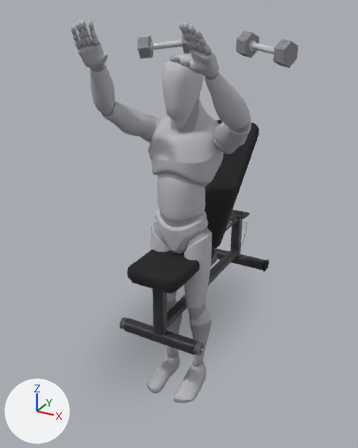
An edit to the glTF model app/src/main/assets/mannequins/db_incline_press_45.glb, drawn before and after from the same camera.
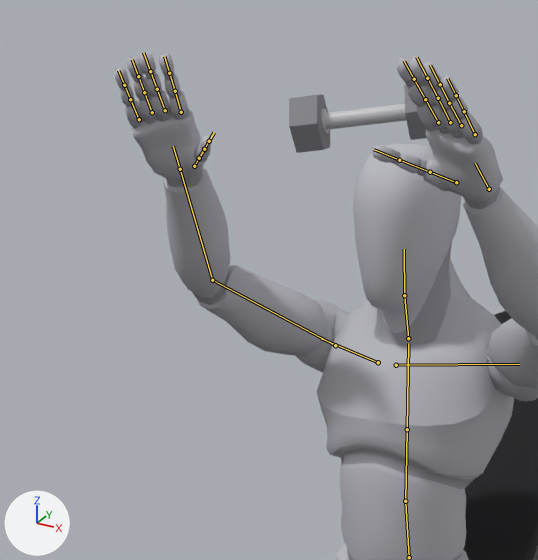
Old and new are each drawn whole from a camera (50 mm lens) standing at (1.12, -2.19, 1.61) and looking at (-0.03, -0.1, 0.57) and again close up on the part from 8% to 65% of the width and 0% to 48% of the height. The lights are fixed; the arrows at lower left show +X, +Y and +Z. The older version's two pictures come first. Both versions are drawn at frame 5 of the action 'lowering'; the numbers are the values there. The bones that change, and the others that lie on the model, are drawn over the model as lines in the close-ups.

Objects in the first close-up: 'bench_back_pad', 'body', 'body_1', 'dumbbell_r_0', 'dumbbell_r_2' and 2 more.
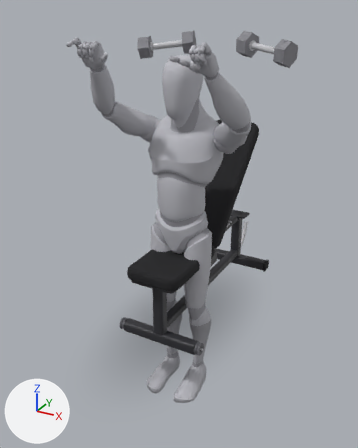
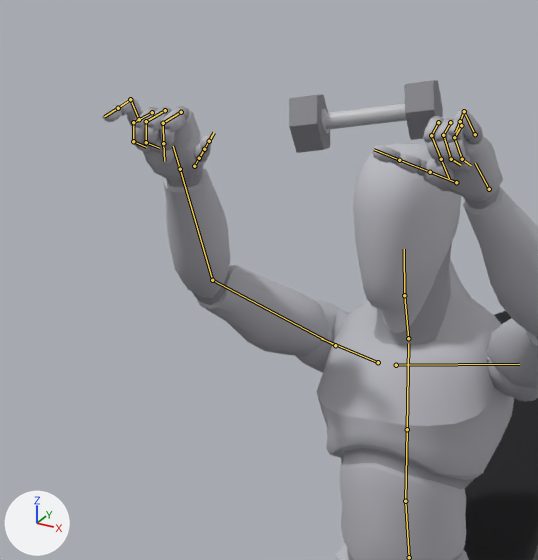
Where the change shows, as pixel boxes [x1, y1, x2, y2] in the close-ups (538 x 560 px):
'body', posed
    before: [115, 52, 538, 560]
    after: [102, 98, 538, 560]
'body_1', posed
    before: [120, 72, 538, 560]
    after: [118, 98, 538, 560]
'dumbbell_r_4', unchanged, uncovered by the edit
    before: [404, 84, 426, 140]
    after: [404, 80, 443, 140]
bone 'index_01_l', root to tip
    before: (438, 122) to (425, 99)
    after: (438, 122) to (431, 135)
bone 'index_02_l', root to tip
    before: (425, 99) to (414, 79)
    after: (431, 135) to (441, 159)
bone 'middle_01_l', root to tip
    before: (450, 122) to (438, 98)
    after: (450, 122) to (443, 135)
bone 'middle_02_l', root to tip
    before: (438, 98) to (427, 78)
    after: (443, 135) to (451, 159)
bone 'middle_03_l', root to tip
    before: (427, 78) to (416, 57)
    after: (451, 159) to (461, 165)
bone 'pinky_02_l', root to tip
    before: (464, 111) to (456, 95)
    after: (464, 111) to (460, 121)
bone 'ring_01_l', root to tip
    before: (461, 125) to (449, 103)
    after: (461, 125) to (454, 137)
bone 'ring_02_l', root to tip
    before: (449, 103) to (440, 84)
    after: (454, 137) to (462, 159)
bone 'ring_03_l', root to tip
    before: (440, 84) to (430, 65)
    after: (462, 159) to (471, 165)
bone 'index_01_r', root to tip
    before: (181, 112) to (175, 91)
    after: (181, 112) to (163, 123)
bone 'index_02_r', root to tip
    before: (175, 91) to (169, 73)
    after: (163, 123) to (163, 143)
bone 'middle_01_r', root to tip
    before: (165, 110) to (157, 89)
    after: (165, 110) to (146, 121)
bone 'middle_02_r', root to tip
    before: (157, 89) to (150, 71)
    after: (146, 121) to (146, 142)
bone 'middle_03_r', root to tip
    before: (150, 71) to (143, 52)
    after: (146, 142) to (159, 148)
bone 'pinky_02_r', root to tip
    before: (130, 99) to (124, 85)
    after: (130, 99) to (118, 108)
bone 'ring_01_r', root to tip
    before: (152, 112) to (144, 92)
    after: (152, 112) to (133, 122)
bone 'ring_02_r', root to tip
    before: (144, 92) to (138, 76)
    after: (133, 122) to (133, 141)
bone 'ring_03_r', root to tip
    before: (138, 76) to (132, 59)
    after: (133, 141) to (146, 147)

What the commit changed:
Bone 'index_01_l' (bone_index_01_l) turns from (0, 0, 0) to (60, 22, -38) degrees about its own x, y and z.
Bone 'index_02_l' (bone_index_02_l) turns from (0, 0, 0) to (64, 25, -39) degrees about its own x, y and z.
Bone 'middle_01_l' (bone_middle_01_l) turns from (0, 0, 0) to (58, 21, -36) degrees about its own x, y and z.
Bone 'middle_02_l' (bone_middle_02_l) turns from (0, 0, 0) to (62, 23, -38) degrees about its own x, y and z.
Bone 'middle_03_l' (bone_middle_03_l) turns from (0, 0, 0) to (46, 13, -31) degrees about its own x, y and z.
Bone 'pinky_02_l' (bone_pinky_02_l) turns from (0, 0, 0) to (60, 22, -38) degrees about its own x, y and z.
Bone 'ring_01_l' (bone_ring_01_l) turns from (0, 0, 0) to (57, 20, -36) degrees about its own x, y and z.
Bone 'ring_02_l' (bone_ring_02_l) turns from (0, 0, 0) to (61, 23, -38) degrees about its own x, y and z.
Bone 'ring_03_l' (bone_ring_03_l) turns from (0, 0, 0) to (46, 13, -30) degrees about its own x, y and z.
Bone 'index_01_r' (bone_index_01_r) turns from (0, 0, 0) to (60, -22, 38) degrees about its own x, y and z.
Bone 'index_02_r' (bone_index_02_r) turns from (0, 0, 0) to (64, -25, 39) degrees about its own x, y and z.
Bone 'middle_01_r' (bone_middle_01_r) turns from (0, 0, 0) to (58, -21, 36) degrees about its own x, y and z.
Bone 'middle_02_r' (bone_middle_02_r) turns from (0, 0, 0) to (62, -23, 38) degrees about its own x, y and z.
Bone 'middle_03_r' (bone_middle_03_r) turns from (0, 0, 0) to (46, -13, 31) degrees about its own x, y and z.
Bone 'pinky_02_r' (bone_pinky_02_r) turns from (0, 0, 0) to (60, -22, 38) degrees about its own x, y and z.
Bone 'ring_01_r' (bone_ring_01_r) turns from (0, 0, 0) to (57, -20, 36) degrees about its own x, y and z.
Bone 'ring_02_r' (bone_ring_02_r) turns from (0, 0, 0) to (61, -23, 38) degrees about its own x, y and z.
Bone 'ring_03_r' (bone_ring_03_r) turns from (0, 0, 0) to (46, -13, 30) degrees about its own x, y and z.
